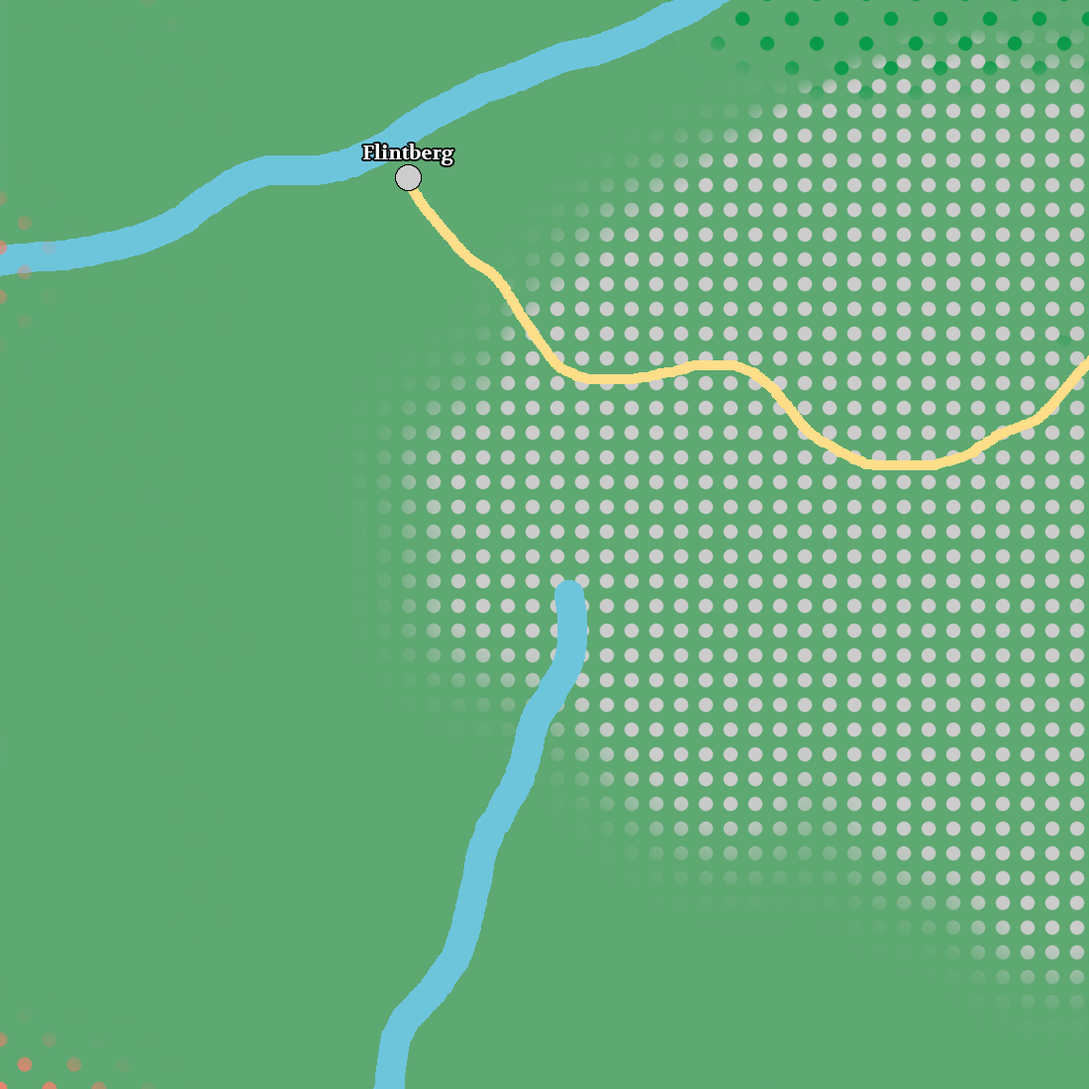
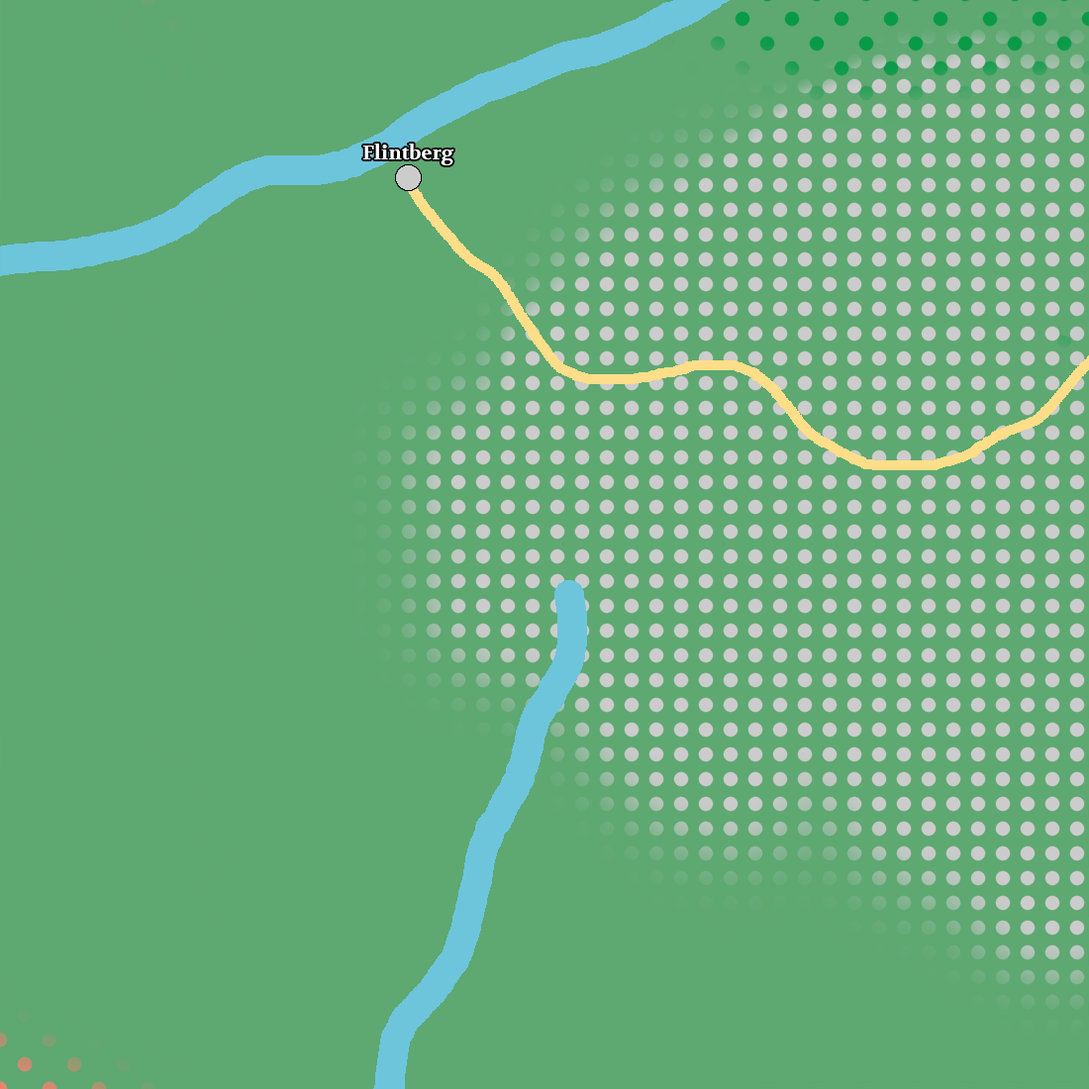
The second 1089x1089 image is a revision of the first. Changes to its layers:
painted on "Hills" over [0, 172, 82, 379]
